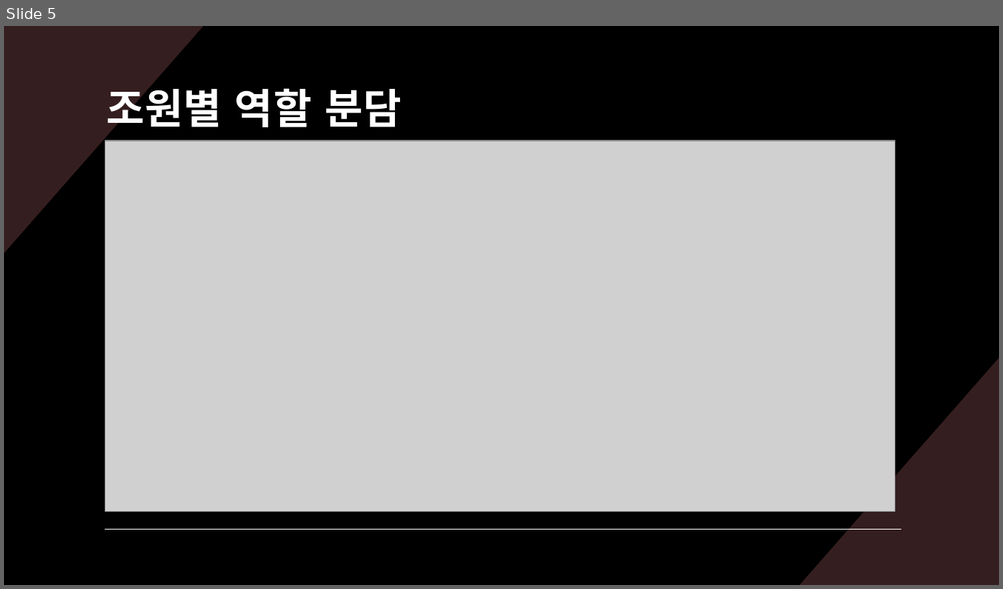
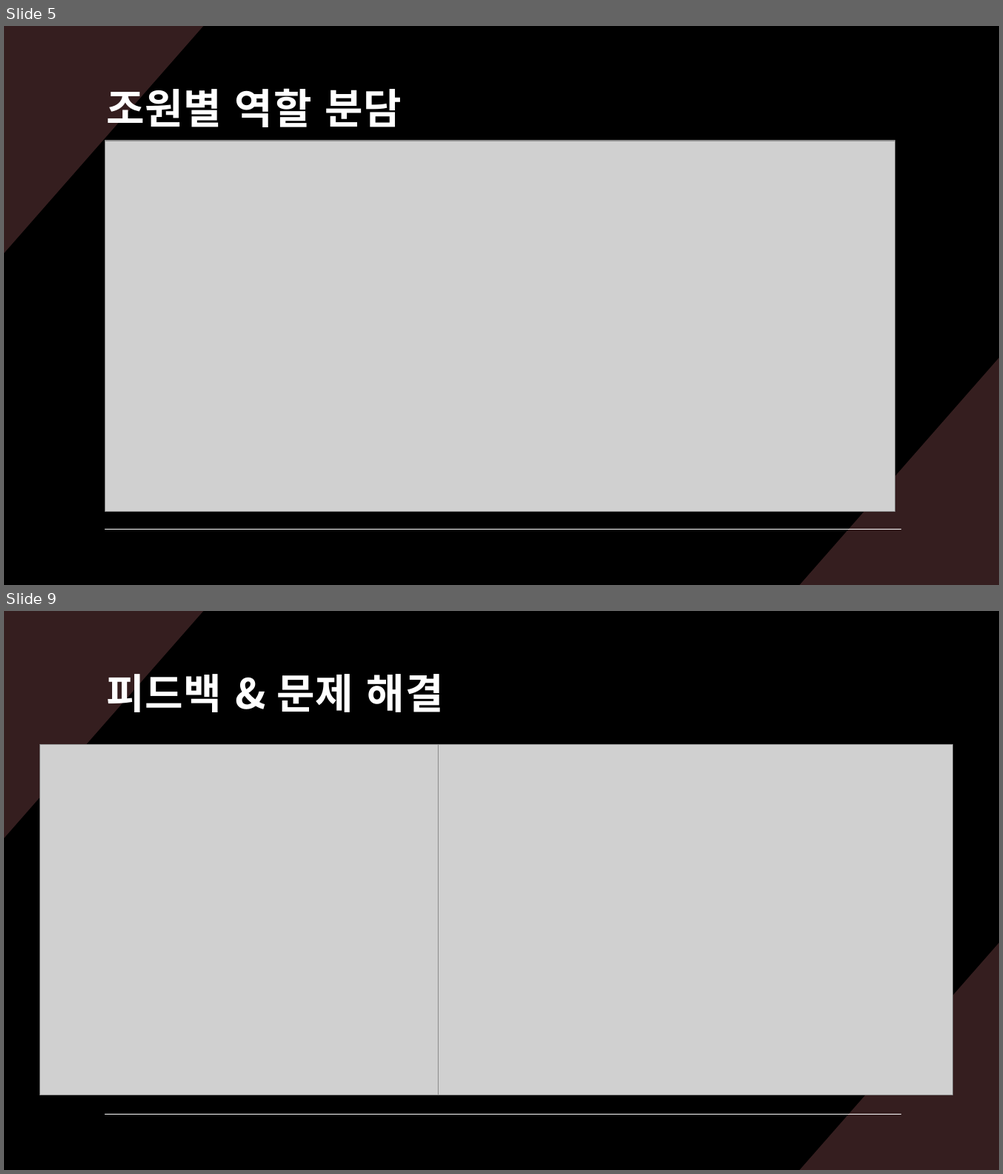
Before and after one commit to sjml2002/oss_kwboj_6, a slide deck: 발표.pptx. Shown one above the other, each under a label of ours: slide 5 before the commit, slides 5 and 9 after it; the slides between them are not shown. The pictures are 1003x589 and 1003x1174 pixels, drawn with LibreOffice and Linux fonts; fonts in the diff are those of the drawing; grey boxes stand for pictures. Boxes give left, top, right and bottom in pixels: in the first picture for what was removed or moved away, otherwise in the second. Text is boxed around its words. In the diff, an @@ line names an element or a change of style, - is before the commit and + after.

```diff
--- a/발표.pptx
+++ b/발표.pptx
@@ slide 9 added at <box>4,611,999,1170</box>, background #000000; not listed: 3 template elements that a slide beside it also shows @@
@@ text added at <box>106,667,444,719</box>, 40 pt, text #FFFFFF, bold @@
+피드백 & 문제 해결
@@ picture added at <box>40,744,535,1095</box> @@
@@ picture added at <box>438,744,952,1095</box> @@
```
Also in this commit, not shown: 1 slide changed, 5 other slides added, 1 slide removed.
